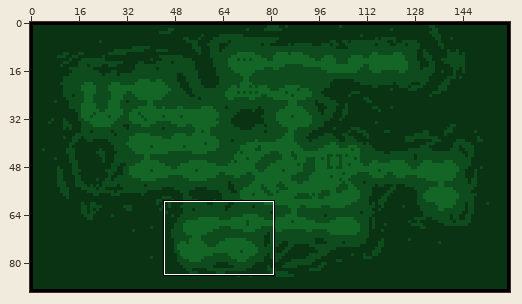
Sprite sheet: sprites/spr_map_level/969d37bc-b62f-4369-901e-1726fbced4a9.png. Above: a wide view before the commit, with the close-up outlined.
Close-up. As it was:
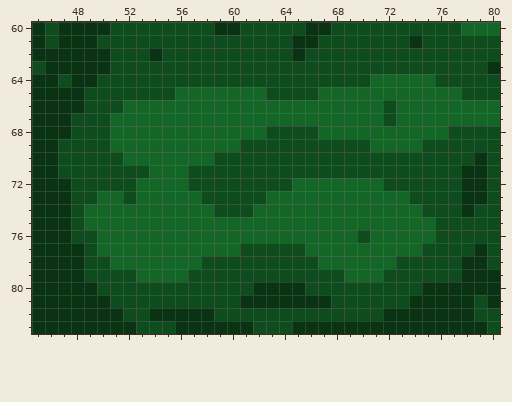
The file is 160x90 pixels. Shown: x 45..80, y 60..83.
Once edited:
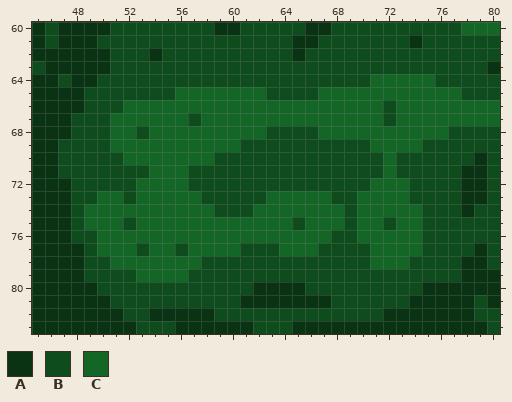
Palette (. is transparent): A #0a3313  B #0f4c1d  C #146626
The exact change:
@@ x 45..80 @@
 66 AAAABBBCCCCCCCCCCCCCCCCCCCCBCCCCCCCC
-67 AAABBBCCCCCCCCCCCCCCCCCCCCCBCCCCCCCC
-68 AAABBBCCCCCCCCCCCCBBBBCCCCCCCCCCBBBB
+67 AAABBBCCCCCCBCCCCCCCCCCCCCCBCCCCCCCC
+68 AAABBBCCBCCCCCCCCCBBBBCCCCCCCCCCBBBB
 69 AABBBBCCCCCCCCCCBBBBBBBBBBCCCCBBBBBB
-70 AABBBBBCCCCCCCBBBBBBBBBBBBBBBBBBBBAB
-71 AABBBBBBBCCCBBBBBBBBBBBBBBBBBBBBBAAB
-72 AAABBBBBCCCCBBBBBBBBCCCCCCCBBBBBBAAB
-73 AAABBCCBCCCCCBBBBBCCCCCCCCCCCBBBBAAB
-74 AAABCCCCCCCCCCBBBCCCCCCCCCCCCCBBBABB
-75 AAABCCCCCCCCCCCCCCCCCCCCCCCCCCCBBBBB
-76 AAABBCCCCCCCCCCCCCCCCCCCCBCCCCCBBBBB
-77 AAAABCCCCCCCCCCCBBBBBCCCCCCCCCBBBBAB
-78 AAAABBCCCCCCCBBBBBBBBBCCCCCCBBBBBAAB
-79 AAAABBBBCCCCBBBBBBBBBBBBCCCBBBBBBAAA
+70 AABBBBBCCCCCCCBBBBBBBBBBBBBCBBBBBBAB
+71 AABBBBBBBCCCBBBBBBBBBBBBBBBCBBBBBAAB
+72 AAABBBBBCCCCBBBBBBBBBBBBBBCCCBBBBAAB
+73 AAABBCCBCCCCCBBBBBCCCCCBBCCCCBBBBAAB
+74 AAABCCCCCCCCCCBBBCCCCCCCBCCCCCBBBABB
+75 AAABCCCBCCCCCCCCCCCCBCCCBCCBCCBBBBBB
+76 AAABBCCCCCCCCCCCCCCCCCCBBCCCCCBBBBBB
+77 AAAABCCCBCCBCCCCBBBCCCBBBBCCCCBBBBAB
+78 AAAABBCCCCCCCBBBBBBBBBBBBBCCCBBBBAAB
+79 AAAABBBBCCCCBBBBBBBBBBBBBBBBBBBBBAAA
 80 AAAAABBBBBBBBBBBBAAAABBBBBBBBBAAAAAA
